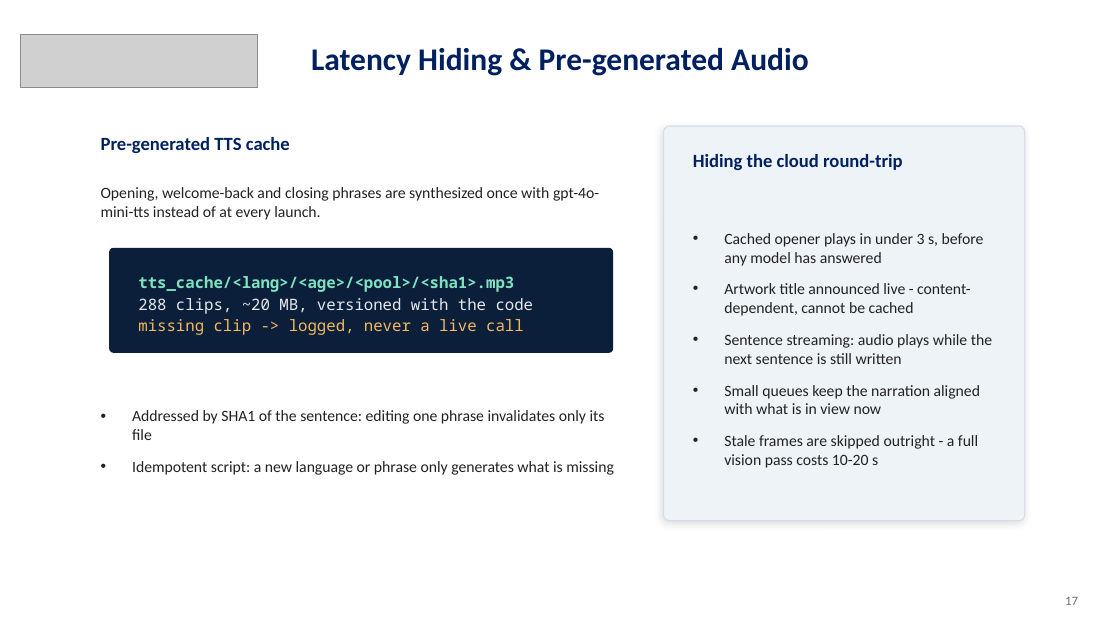
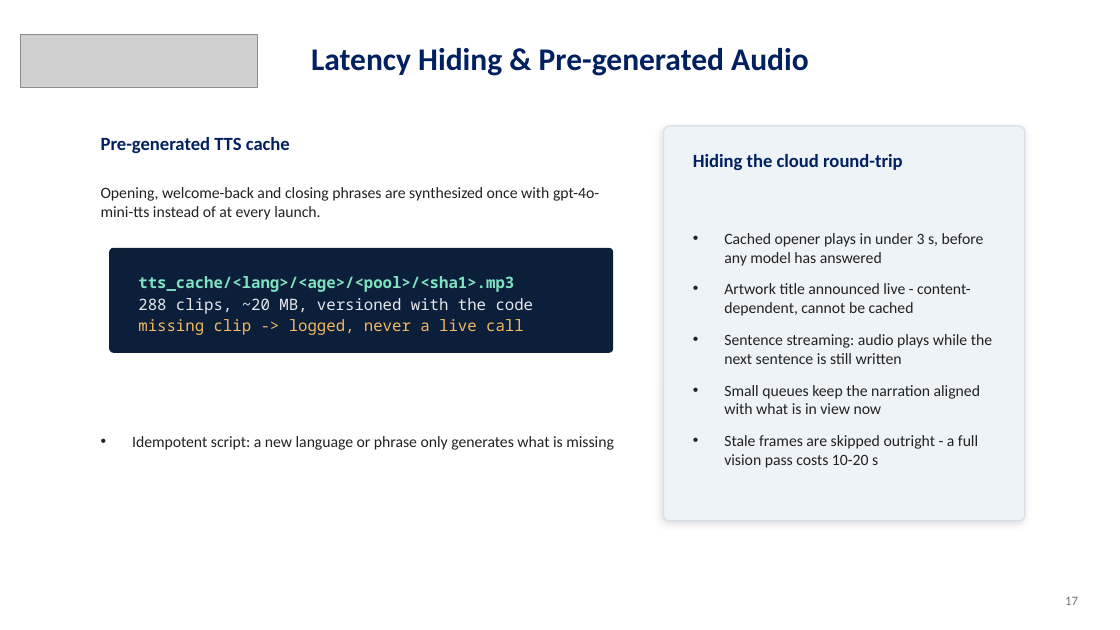
Before and after one commit to Dani1403/Aria, a slide deck: slide 17 of Meta_presentation.pptx. Drawn at 1120x630 pixels with LibreOffice and Linux fonts; fonts in the diff are those of the drawing; grey boxes stand for pictures. Boxes give left, top, right and bottom in pixels: in the first picture for what was removed or moved away, otherwise in the second. Text is boxed around its words. In the diff, an @@ line names an element or a change of style, - is before the commit and + after.

```diff
--- a/Meta_presentation.pptx
+++ b/Meta_presentation.pptx
@@ text at [132, 410, 605, 440]: paragraph removed @@
-• Addressed by SHA1 of the sentence: editing one phrase invalidates only its file
```
Also in this commit, not shown: 6 other slides changed.
